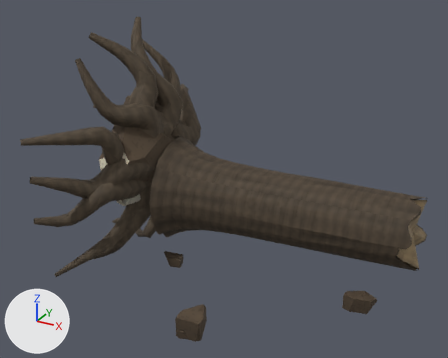
What one commit did to the glTF model public/assets/environment_props/079.glb.
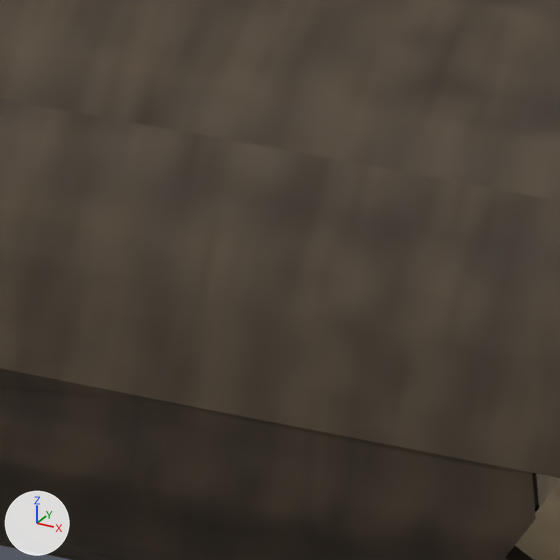
The first picture shows the older version from a camera (50 mm lens) standing at (1.04, -2.085, 1.433) and looking at (-0.068, -0.07, 0.426). The close-ups show the older and then the newer version on the part from 76% to 90% of the width and 55% to 72% of the height of that picture. Only the edits that show in the close-ups are written down. Arrows for +X, +Y and +Z are at lower left; the lights stay in place. Where no turn or scale is listed for an object, it has been applied to the vertices.

The first close-up shows 'cut grain', 'heartwood'.
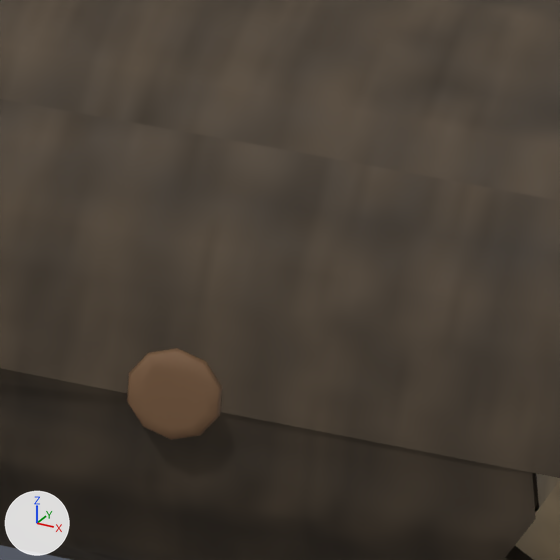
Edits to the bpy script that builds the scene:
```text
Add mat_drawbore_peg:
    mat_drawbore_peg = principled_material('drawbore peg')
    mat_drawbore_peg.base_color = (0.18, 0.094, 0.043)  # brown #76563a
    mat_drawbore_peg.metallic = 0.02
    mat_drawbore_peg.roughness = 0.71
Add me_drawbore_peg:
    me_drawbore_peg.from_pydata(...)  # 160 vertices, 304 faces; spans x -0.476..0.525, y -0.146..0.227, z 0.284..0.727
    me_drawbore_peg.materials.append(mat_drawbore_peg)  # brown #76563a
Add ob_drawbore_peg:
    ob_drawbore_peg = bpy.data.objects.new('drawbore peg', me_drawbore_peg)
    ob_drawbore_peg.location = (0.0, 0.0, 0.0)
```

Where the change shows, as pixel boxes [x1, y1, x2, y2] in the close-ups (560 x 560 px):
'drawbore peg', added (brown)
    after: [127, 348, 222, 440]
